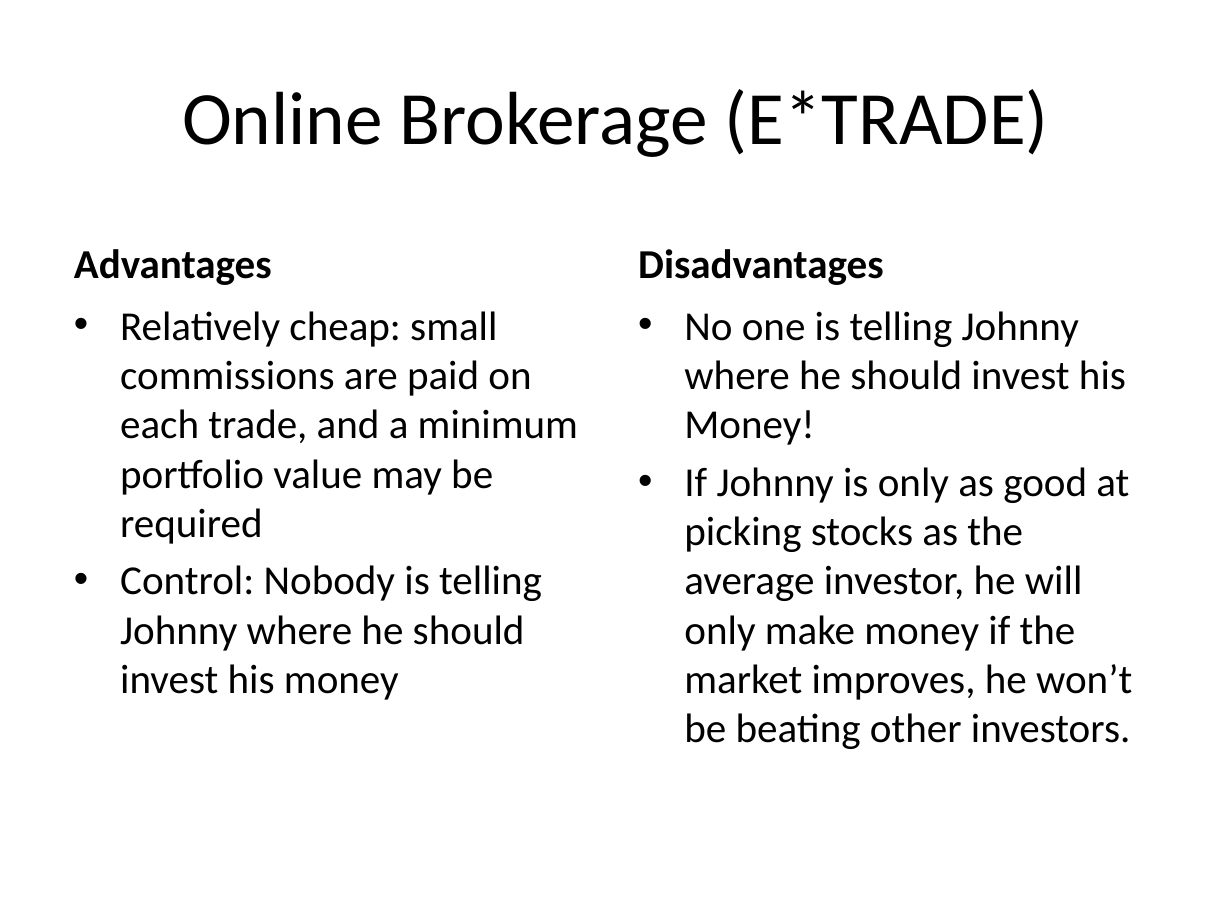
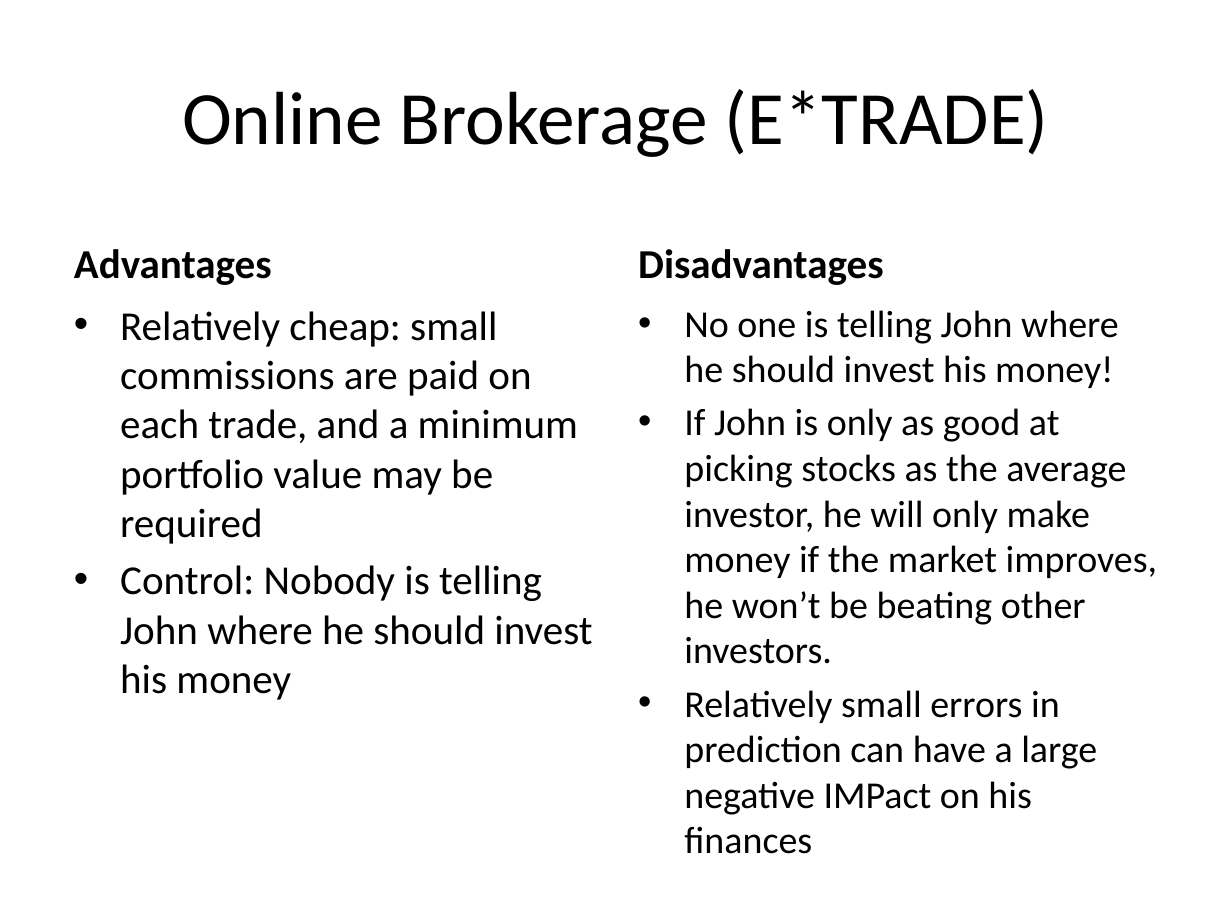
Before and after one commit to ChrisBye/rpi-imp, a slide deck: slide 5 of final presentation/justification and vision.pptx. Drawn at 1232x924 pixels with LibreOffice and Linux fonts; fonts in the diff are those of the drawing. Boxes give left, top, right and bottom in pixels: in the first picture for what was removed or moved away, otherwise in the second. Text is boxed around its words. In the diff, an @@ line names an element or a change of style, - is before the commit and + after.

```diff
--- a/final presentation/justification and vision.pptx
+++ b/final presentation/justification and vision.pptx
@@ text at (684, 310, 1157, 815): text changed; size 24 to 22.2 pt @@
-• No one is telling Johnny where he should invest his Money!
-• If Johnny is only as good at picking stocks as the average investor, he will only make money if the market improves, he won’t be beating other investors.
+• No one is telling John where he should invest his money!
+• If John is only as good at picking stocks as the average investor, he will only make money if the market improves, he won’t be beating other investors.
+• Relatively small errors in prediction can have a large negative IMPact on his finances
@@ text at (120, 565, 592, 700): text changed @@
-• Control: Nobody is telling Johnny where he should invest his money
+• Control: Nobody is telling John where he should invest his money
```
Also in this commit, not shown: 9 other slides changed, 1 other file.
